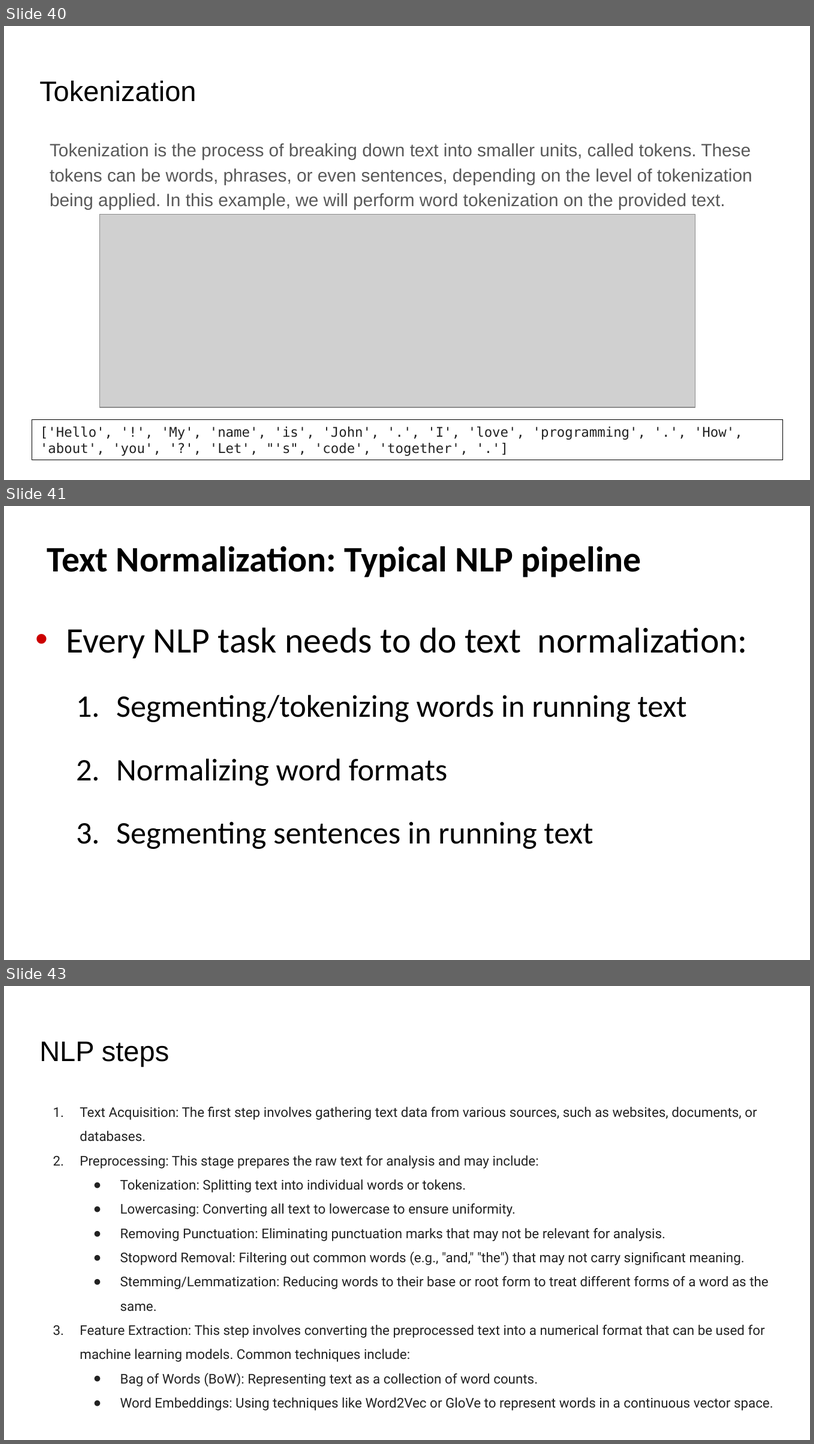
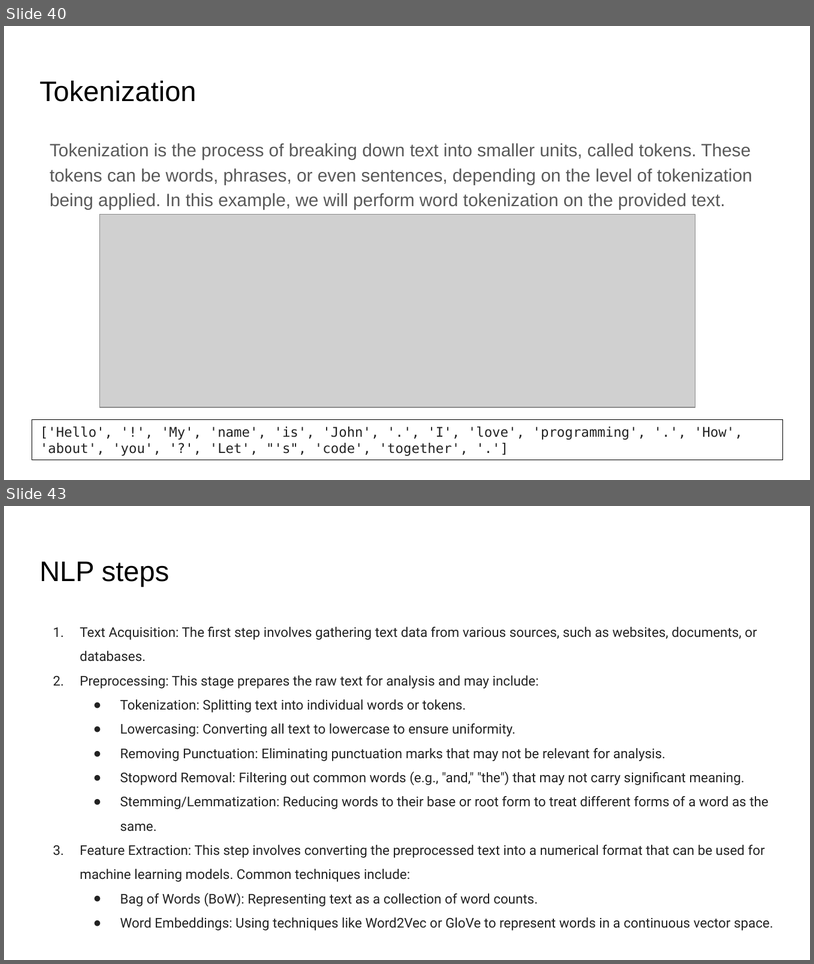
Before and after one commit to motazsaad/NLP-Theresa, a slide deck: slides/01 Introduction to NLP.pptx. Shown one above the other, each under a label of ours: slides 40, 41 and 43 before the commit, slides 40 and 43 after it; the slides between them are not shown. The pictures are 814x1444 and 814x964 pixels, drawn with LibreOffice and Linux fonts; fonts in the diff are those of the drawing; grey boxes stand for pictures. Boxes give left, top, right and bottom in pixels: in the first picture for what was removed or moved away, otherwise in the second. Text is boxed around its words. In the diff, an @@ line names an element or a change of style, - is before the commit and + after.

```diff
--- a/slides/01 Introduction to NLP.pptx
+++ b/slides/01 Introduction to NLP.pptx
@@ slide 41 removed at (4, 506, 810, 960), background #FFFFFF @@
@@ text removed at (47, 546, 642, 577) @@
-Text Normalization: Typical NLP pipeline
@@ text removed at (66, 627, 748, 849) @@
-• Every NLP task needs to do text normalization:
-  1. Segmenting/tokenizing words in running text
-  2. Normalizing word formats
-  3. Segmenting sentences in running text
```
Also in this commit, not shown: 1 slide changed, 6 slides added, 1 other slide removed, 1 other file.
